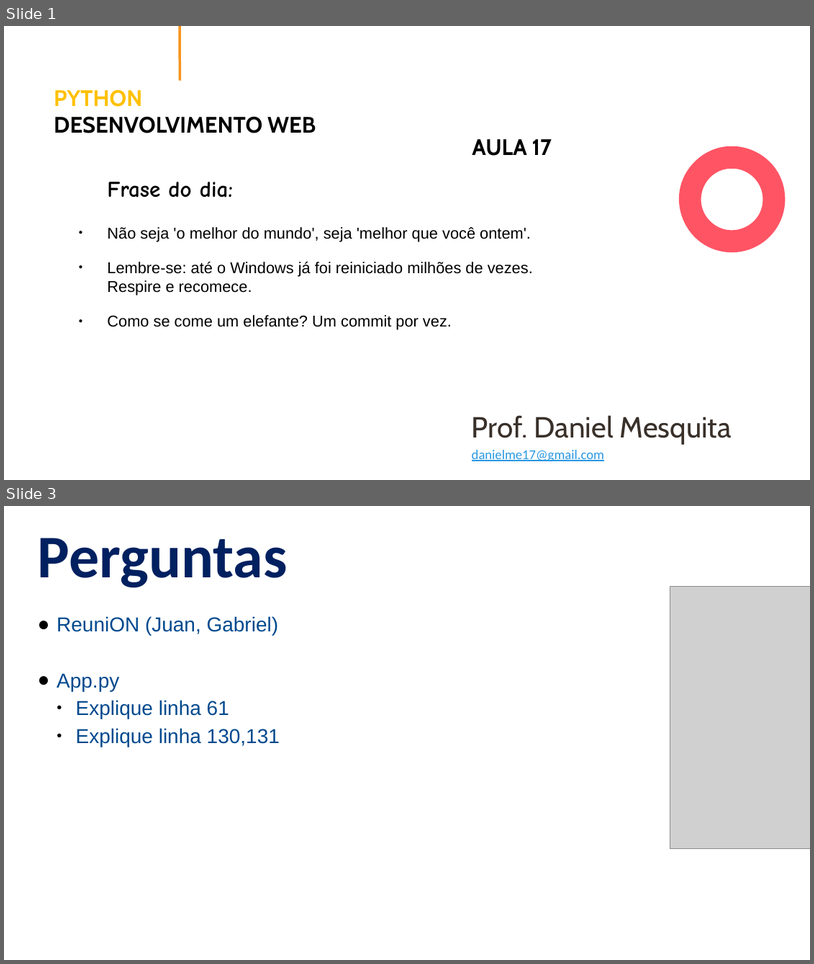
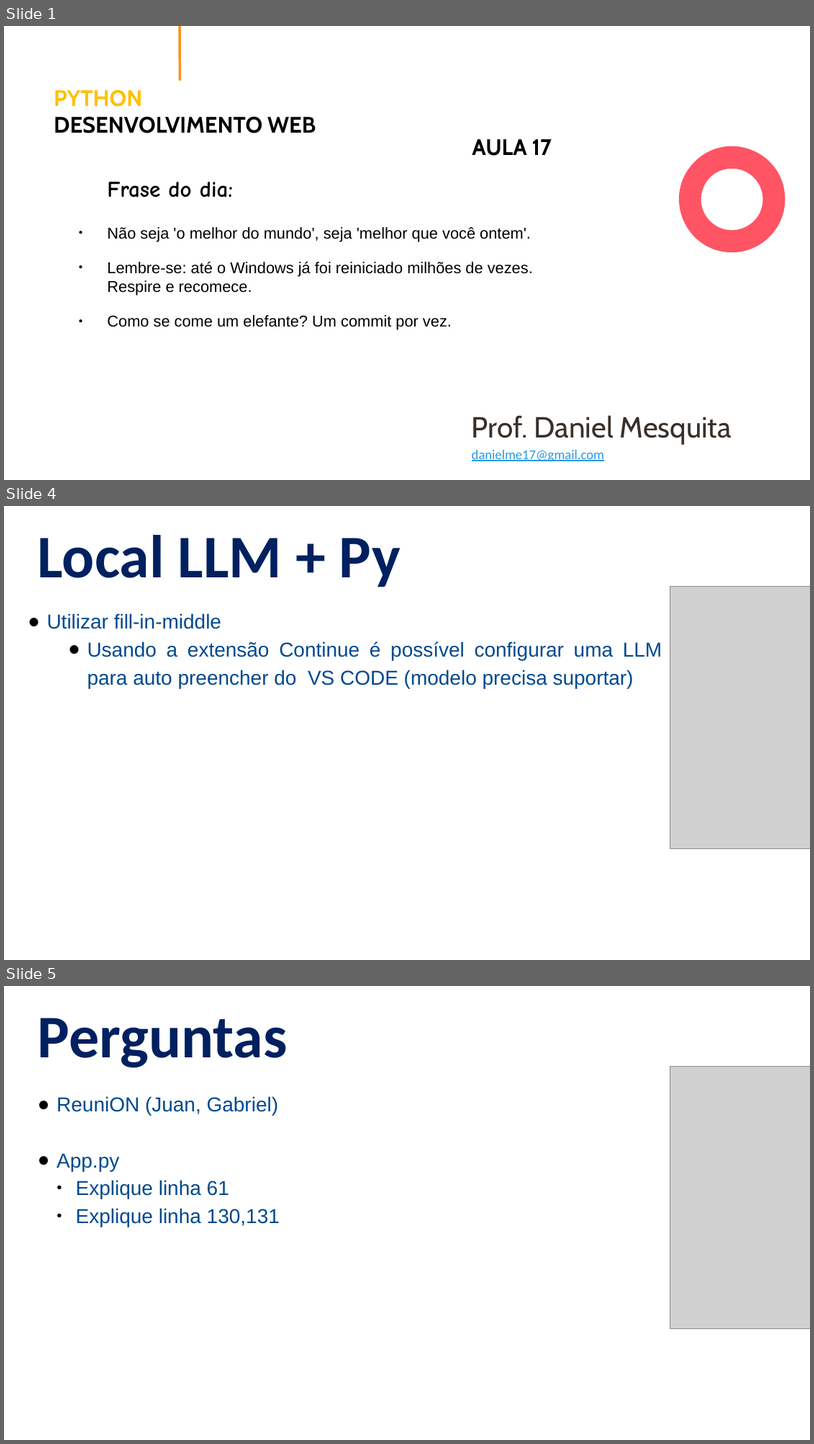
Before and after one commit to NaturalCoder/PY2, a slide deck: aula17/Aula17.pptx. Shown one above the other, each under a label of ours: slides 1 and 3 before the commit, slides 1, 4 and 5 after it; the slides between them are not shown. The pictures are 814x964 and 814x1444 pixels, drawn with LibreOffice and Linux fonts; fonts in the diff are those of the drawing; grey boxes stand for pictures. Boxes give left, top, right and bottom in pixels: in the first picture for what was removed or moved away, otherwise in the second. Text is boxed around its words. In the diff, an @@ line names an element or a change of style, - is before the commit and + after.

```diff
--- a/aula17/Aula17.pptx
+++ b/aula17/Aula17.pptx
@@ slide 4 added at <box>4,506,810,960</box>, background #FFFFFF @@
@@ text added at <box>38,535,401,587</box>, 54 pt, text #002060, bold @@
+Local LLM + Py
@@ picture added at <box>671,587,810,849</box> @@
@@ text added at <box>47,613,662,688</box>, 18 pt, text #01498E @@
+● Utilizar fill-in-middle
+  ● Usando a extensão Continue é possível configurar uma LLM para auto preencher do VS CODE (modelo precisa suportar)
@@ what was slide 3 is now slide 5 @@
```
Also in this commit, not shown: 1 slide changed, 1 other slide added, 1 other file.
